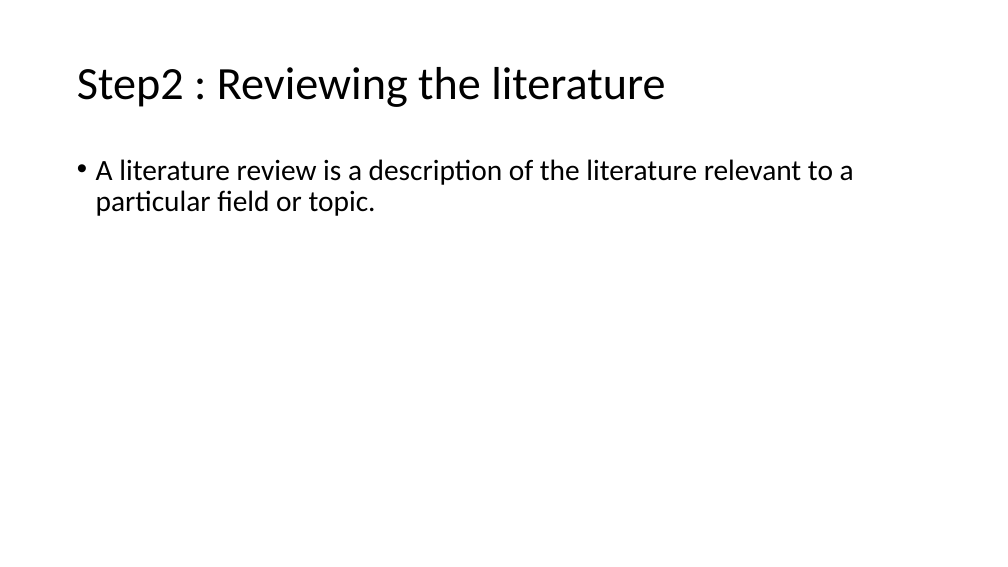
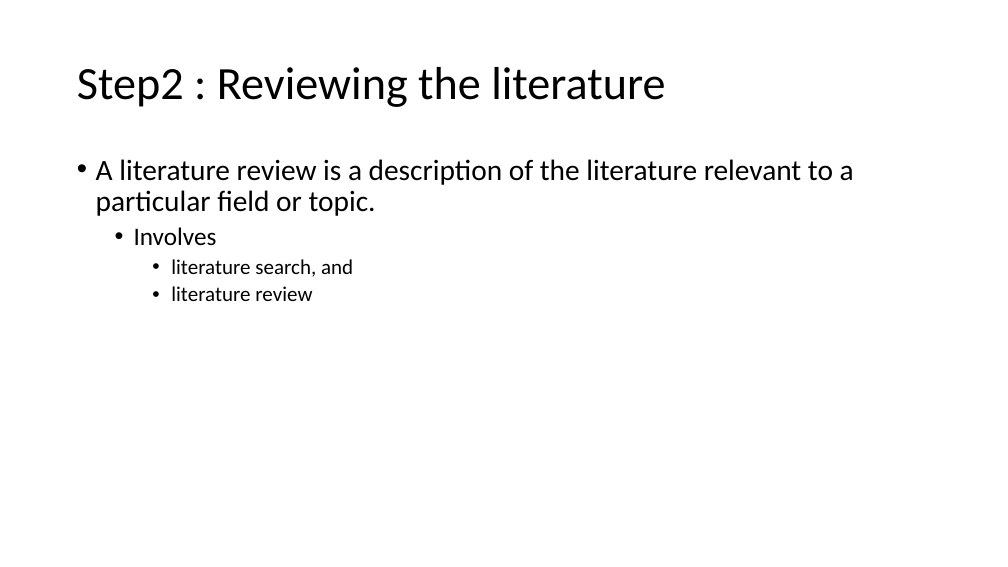
Before and after one commit to dlisbbau/mlis, a slide deck: slide 14 of Vinit-MLIS-104-01-Research Basics.pptx. Drawn at 1008x567 pixels with LibreOffice and Linux fonts; fonts in the diff are those of the drawing. Boxes give left, top, right and bottom in pixels: in the first picture for what was removed or moved away, otherwise in the second. Text is boxed around its words. In the diff, an @@ line names an element or a change of style, - is before the commit and + after.

```diff
--- a/Vinit-MLIS-104-01-Research Basics.pptx
+++ b/Vinit-MLIS-104-01-Research Basics.pptx
@@ text at (134, 227, 353, 301): paragraphs added @@
+  • Involves
+    • literature search, and
+    • literature review
```
Also in this commit, not shown: 4 slides added, 1 other file.
